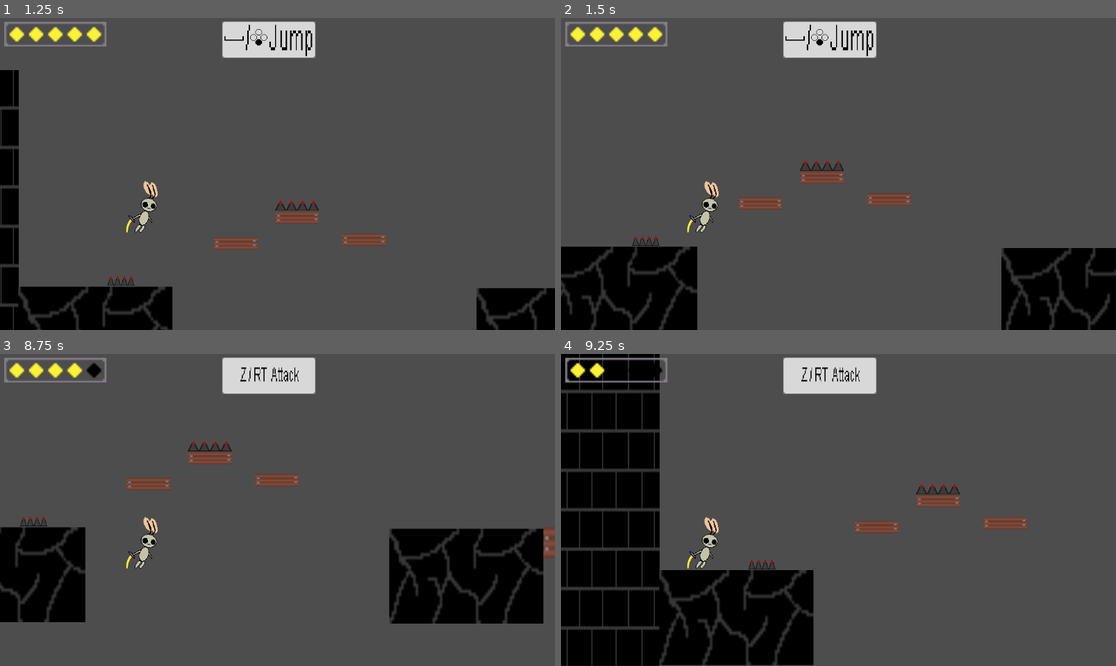
Above: before the commit, frames 1-4 (two rows, left to right).
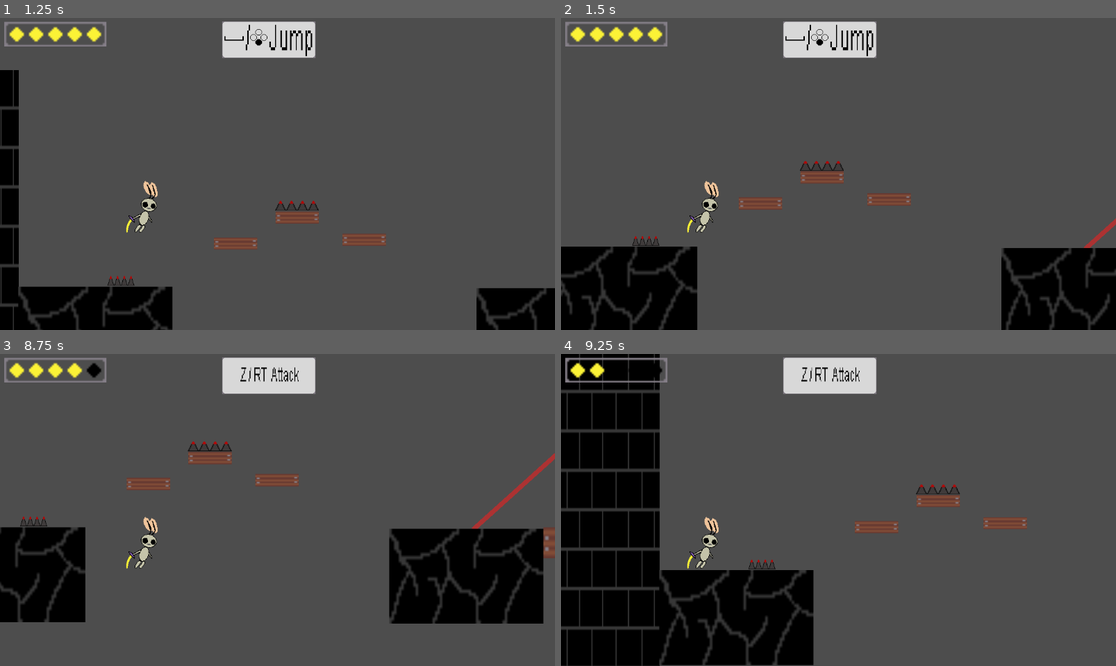
Above: after the commit, the same moments.

Repository: Jacob-Hawksley/Blade-Of-Light
Game: Godot game, scene res://node_2d.tscn
Two runs of this game, one before a commit and one after it. Both use one fixed random seed, a clock stepped at 60 frames per second and the inputs below.
Inputs:
- Up to frame 1 (1.25 s): tap Enter (ui_accept) at 0.5, 0.77 s; hold Right (ui_right) from 0.53 s (still down)
- Up to frame 2 (1.5 s): keep holding Right (ui_right)
- Up to frame 3 (8.75 s): tap Enter (ui_accept) at 1.52, 2.75, 3.02, 3.77, 4.52, 5, 6.02, 6.77, 7.52 s; release Right (ui_right) at 2.03 s; hold Left (ui_left) 2.03-2.78 s; hold Right (ui_right) 2.78-4.28 s; hold Left (ui_left) 4.28-5.03 s; hold Right (ui_right) 5.03-5.78 s; hold Left (ui_left) 5.78-7.28 s; hold Right (ui_right) from 7.28 s (still down)
- Up to frame 4 (9.25 s): keep holding Right (ui_right); tap Enter (ui_accept) at 9.02 s

Frame 1 is identical in both runs. In frame 2, 0.1% of the frame differs, in the area x 94-100%, y 64-74%; in frame 3, 0.3%, in the area x 84-100%, y 31-57%; in frame 4, nothing differs.

Commit message:
Finished Game!!!

Diff:
--- a/character_body_2d_2.gd
+++ b/character_body_2d_2.gd
@@ -101,7 +101,7 @@
 				ravenhp -= 1
 				poisebar.value += (8)
 			iframe = 1
-			poisetimer = 35
+			poisetimer = 45
 			await get_tree().create_timer(0.2).timeout
 			iframe = 0
 	bar.value = ravenhp
--- /dev/null
+++ b/laser.gd
@@ -0,0 +1,43 @@
+extends AnimatedSprite2D
+@onready var BeamLeft: Sprite2D = $LaserBeams/BeamLeft
+@onready var BeamLeftC: CollisionShape2D = $LaserBeams/BeamLeft/Left/CollisionShape2D
+@onready var BeamRight: Sprite2D = $LaserBeams/BeamRight
+@onready var BeamRightC: CollisionShape2D = $LaserBeams/BeamRight/Right/CollisionShape2D
+@onready var BeamMiddle: Sprite2D = $LaserBeams/BeamMiddle
+@onready var BeamMiddleC: CollisionShape2D = $LaserBeams/BeamMiddle/Middle/CollisionShape2D
+
+func _ready() -> void:
+	BeamLeftC.disabled = true
+	BeamRightC.disabled = true
+	BeamMiddleC.disabled = true
+	BeamLeft.visible = false
+	BeamRight.visible = false
+	BeamMiddle.visible = false
+	while true:
+		play('default')
+		await get_tree().create_timer(0.3).timeout
+		play('left')
+		await get_tree().create_timer(0.3).timeout
+		BeamLeft.visible = true
+		BeamLeftC.disabled = false
+		await get_tree().create_timer(2).timeout
+		BeamLeft.visible = false
+		BeamLeftC.disabled = true
+		play('default')
+		await get_tree().create_timer(0.3).timeout
+		play('right')
+		await get_tree().create_timer(0.3).timeout
+		BeamRight.visible = true
+		BeamRightC.disabled = false
+		await get_tree().create_timer(2).timeout
+		BeamRight.visible = false
+		BeamRightC.disabled = true
+		play('default')
+		await get_tree().create_timer(0.3).timeout
+		play('middle')
+		await get_tree().create_timer(0.3).timeout
+		BeamMiddle.visible = true
+		BeamMiddleC.disabled = false
+		await get_tree().create_timer(2).timeout
+		BeamMiddle.visible = false
+		BeamMiddleC.disabled = true
--- a/node_2d.tscn
+++ b/node_2d.tscn
@@ -49,8 +49,14 @@
 [ext_resource type="Texture2D" uid="uid://8lhdlyjlf18m" path="res://Enemies/Tonn Right.png" id="36_mv3e0"]
 [ext_resource type="Texture2D" uid="uid://bccg7vpvpsctj" path="res://spikes.png" id="39_c21p0"]
 [ext_resource type="Script" uid="uid://dqktr8ffdqyn0" path="res://tonn_3.gd" id="43_qilgh"]
+[ext_resource type="Texture2D" uid="uid://c0whu2whyhsb3" path="res://Laser.png" id="45_s32dh"]
+[ext_resource type="Texture2D" uid="uid://cj4xq4vf36jpr" path="res://Laser1.png" id="46_037st"]
+[ext_resource type="Texture2D" uid="uid://xe6hs5rxbl4q" path="res://Laser2.png" id="47_6orn5"]
 [ext_resource type="Texture2D" uid="uid://upe17x0a7c3y" path="res://heart.png" id="48_qilgh"]
+[ext_resource type="Texture2D" uid="uid://ce4165f26ph8c" path="res://Laser3.png" id="48_whnp6"]
 [ext_resource type="Script" uid="uid://2attmnutt4g" path="res://heartbox.gd" id="49_4qosj"]
+[ext_resource type="Script" uid="uid://bimf8bvsmiuyw" path="res://laser.gd" id="49_22e24"]
+[ext_resource type="Texture2D" uid="uid://c5q7mn1kgbqr3" path="res://Laserbeam.png" id="50_m7xe6"]
 
 [sub_resource type="RectangleShape2D" id="RectangleShape2D_7ui8w"]
 size = Vector2(302, 650)
@@ -328,6 +334,53 @@
 [sub_resource type="CapsuleShape2D" id="CapsuleShape2D_w1vfq"]
 radius = 14.2727
 height = 46.0
+
+[sub_resource type="SpriteFrames" id="SpriteFrames_wqmsq"]
+animations = [{
+"frames": [{
+"duration": 1.0,
+"texture": ExtResource("45_s32dh")
+}],
+"loop": true,
+"name": &"default",
+"speed": 5.0
+}, {
+"frames": [{
+"duration": 1.0,
+"texture": ExtResource("46_037st")
+}],
+"loop": true,
+"name": &"left",
+"speed": 5.0
+}, {
+"frames": [{
+"duration": 1.0,
+"texture": ExtResource("47_6orn5")
+}],
+"loop": true,
+"name": &"middle",
+"speed": 5.0
+}, {
+"frames": [{
+"duration": 1.0,
+"texture": ExtResource("48_whnp6")
+}],
+"loop": true,
+"name": &"right",
+"speed": 5.0
+}]
+
+[sub_resource type="CircleShape2D" id="CircleShape2D_fkgk1"]
+radius = 23.0217
+
+[sub_resource type="RectangleShape2D" id="RectangleShape2D_qgxp6"]
+size = Vector2(7.73572, 251.118)
+
+[sub_resource type="RectangleShape2D" id="RectangleShape2D_akb8o"]
+size = Vector2(6.00006, 242.939)
+
+[sub_resource type="RectangleShape2D" id="RectangleShape2D_t3mf0"]
+size = Vector2(6.31018, 245.318)
 
 [sub_resource type="RectangleShape2D" id="RectangleShape2D_flf07"]
 size = Vector2(256.277, 74.3573)
@@ -520,6 +573,61 @@
 position = Vector2(0, 7)
 rotation = 1.5708
 shape = SubResource("CapsuleShape2D_w1vfq")
+
+[node name="Laser" type="AnimatedSprite2D" parent="Enemies"]
+position = Vector2(1379.11, 263.5)
+scale = Vector2(1.5, 1.5)
+sprite_frames = SubResource("SpriteFrames_wqmsq")
+animation = &"left"
+script = ExtResource("49_22e24")
+
+[node name="Collision" type="StaticBody2D" parent="Enemies/Laser"]
+
+[node name="CollisionShape2D" type="CollisionShape2D" parent="Enemies/Laser/Collision"]
+shape = SubResource("CircleShape2D_fkgk1")
+
+[node name="LaserBeams" type="Node" parent="Enemies/Laser"]
+
+[node name="BeamLeft" type="Sprite2D" parent="Enemies/Laser/LaserBeams"]
+position = Vector2(1241.62, 387.6)
+rotation = 0.837758
+scale = Vector2(1.05777, 1.21358)
+texture = ExtResource("50_m7xe6")
+
+[node name="Left" type="Area2D" parent="Enemies/Laser/LaserBeams/BeamLeft"]
+collision_layer = 4
+collision_mask = 4
+
+[node name="CollisionShape2D" type="CollisionShape2D" parent="Enemies/Laser/LaserBeams/BeamLeft/Left"]
+position = Vector2(-0.852661, 5.01239)
+shape = SubResource("RectangleShape2D_qgxp6")
+
+[node name="BeamMiddle" type="Sprite2D" parent="Enemies/Laser/LaserBeams"]
+position = Vector2(1379.11, 390.5)
+scale = Vector2(1, 0.765625)
+texture = ExtResource("50_m7xe6")
+
+[node name="Middle" type="Area2D" parent="Enemies/Laser/LaserBeams/BeamMiddle"]
+collision_layer = 4
+collision_mask = 4
+
+[node name="CollisionShape2D" type="CollisionShape2D" parent="Enemies/Laser/LaserBeams/BeamMiddle/Middle"]
+position = Vector2(-0.11438, 4.57144)
+shape = SubResource("RectangleShape2D_akb8o")
+
+[node name="BeamRight" type="Sprite2D" parent="Enemies/Laser/LaserBeams"]
+position = Vector2(1515.71, 388.044)
+rotation = -0.837758
+scale = Vector2(1, 1.21651)
+texture = ExtResource("50_m7xe6")
+
+[node name="Right" type="Area2D" parent="Enemies/Laser/LaserBeams/BeamRight"]
+collision_layer = 4
+collision_mask = 4
+
+[node name="CollisionShape2D" type="CollisionShape2D" parent="Enemies/Laser/LaserBeams/BeamRight/Right"]
+position = Vector2(-0.218628, 1.58972)
+shape = SubResource("RectangleShape2D_t3mf0")
 
 [node name="Terrain" type="Node" parent="."]
 
Binary file added: Laser.png
Not shown, added: Laser.png.import
Binary file added: Laser1.png
Not shown, added: Laser1.png.import
Binary file added: Laser2.png
Not shown, added: Laser2.png.import
Binary file added: Laser3.png
Not shown, added: Laser3.png.import
Binary file added: Laserbeam.png
Not shown, added: Laserbeam.png.import
Not shown, changed: export_presets.cfg
Not shown, added: laser.gd.uid
(and 1 more such lines)
